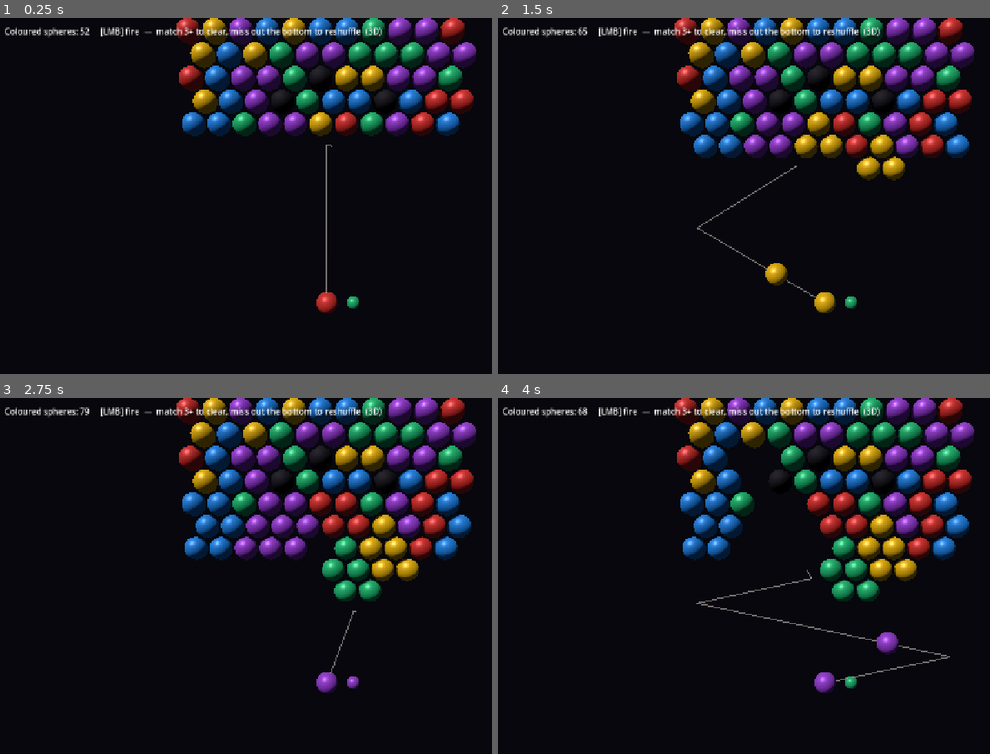
Above: before the commit, frames 1-4 (two rows, left to right).
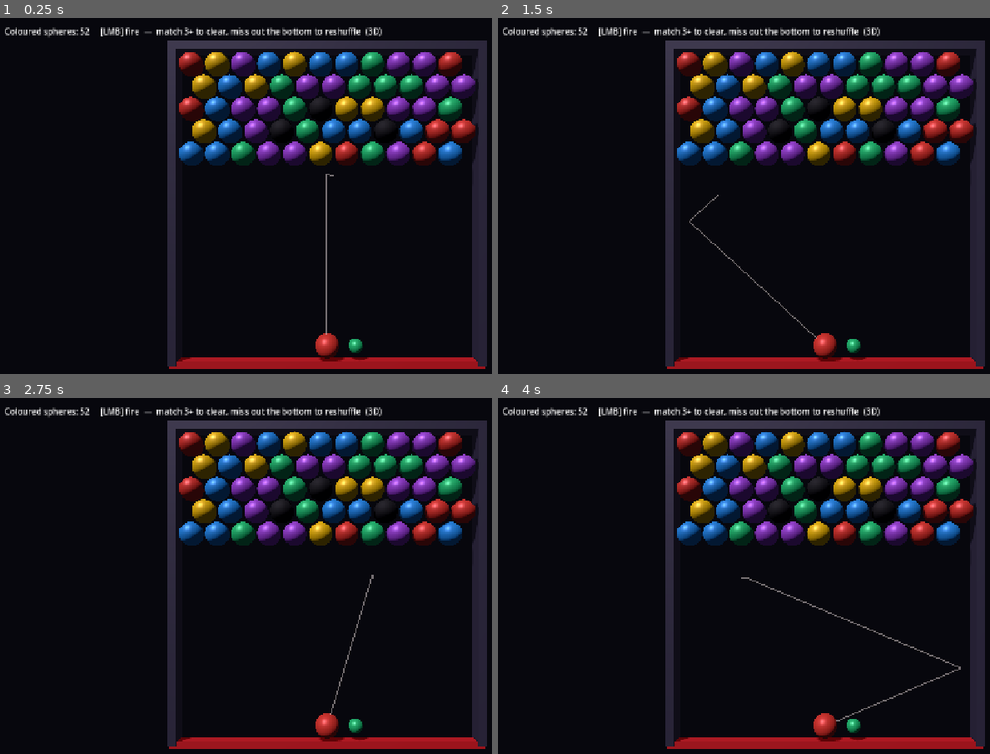
Above: after the commit, the same moments.

Repository: healplease/spheres-of-pain
Game: Godot game, scene res://scenes/level_3d.tscn
Two runs of this game, one before a commit and one after it. Both use one fixed random seed, a clock stepped at 60 frames per second and the inputs below.
Inputs (mouse positions are in pixels of both pictures, inside the frame that each line leads up to):
- Up to frame 1 (0.25 s): no input
- Up to frame 2 (1.5 s): tap Enter at 0.5 s; move the mouse to (970, 185) at 0.52 s; press the mouse at (970, 185) at 0.53 s; move the mouse to (689, 224) at 1.27 s; release the mouse at (689, 224) at 1.28 s; click (689, 224) at 1.35 s
- Up to frame 3 (2.75 s): move the mouse to (393, 504) at 2.02 s; press the mouse at (393, 504) at 2.03 s
- Up to frame 4 (4 s): tap Space at 2.75 s; move the mouse to (793, 661) at 2.77 s; release the mouse at (793, 661) at 2.78 s; click (793, 661) at 2.85 s; move the mouse to (outside the picture) at 3.52 s; press the mouse at (outside the picture) at 3.53 s

The runs differ from the first frame. In frame 1, 27% of the frame differs, in the area x 34-99%, y 0-99%; in frame 2, 29%; in frame 3, 31%, in the area x 16-99%, y 0-99%; in frame 4, 31%.
Error after the commit: Invalid call. Nonexistent function 'rebuild' in base 'Node3D (BoardView3D)'. (res://scripts/play3d/level_controller_3d.gd:319)

Commit message:
3d only

Diff:
--- a/project.godot
+++ b/project.godot
@@ -20,6 +20,7 @@
 
 window/size/viewport_width=1280
 window/size/viewport_height=720
+window/size/mode=3
 window/stretch/mode="canvas_items"
 
 [editor_plugins]
--- a/scenes/level.tscn
+++ /dev/null
@@ -1,42 +0,0 @@
-[gd_scene format=3 uid="uid://c6oyykqwc77w0"]
-
-[ext_resource type="Script" uid="uid://bliq7apfnvoak" path="res://scripts/play/level_controller.gd" id="1_ctrl"]
-[ext_resource type="Script" uid="uid://bkxr5yfcot0dy" path="res://scripts/play/board_view.gd" id="2_board"]
-[ext_resource type="Script" uid="uid://dwjijhdacn8x" path="res://scripts/play/shooter.gd" id="3_shoot"]
-
-[node name="Level" type="Node2D" unique_id=1414054101]
-script = ExtResource("1_ctrl")
-
-[node name="Background" type="ColorRect" parent="." unique_id=746913432]
-mouse_filter = 2
-z_index = -100
-offset_right = 1280.0
-offset_bottom = 720.0
-color = Color(0.05, 0.04, 0.06, 1)
-
-[node name="Board" type="Node2D" parent="." unique_id=1802369348]
-position = Vector2(346, 80)
-script = ExtResource("2_board")
-
-[node name="Shooter" type="Node2D" parent="." unique_id=899381386]
-position = Vector2(640, 690)
-script = ExtResource("3_shoot")
-
-[node name="Ui" type="CanvasLayer" parent="." unique_id=1848654480]
-
-[node name="Status" type="Label" parent="Ui" unique_id=566852557]
-mouse_filter = 2
-offset_left = 20.0
-offset_top = 14.0
-offset_right = 1260.0
-offset_bottom = 40.0
-text = "Coloured spheres: --"
-
-[node name="Banner" type="Label" parent="Ui" unique_id=508568718]
-mouse_filter = 2
-visible = false
-offset_top = 300.0
-offset_right = 1280.0
-offset_bottom = 420.0
-theme_override_font_sizes/font_size = 56
-horizontal_alignment = 1
--- a/scenes/projectile.tscn
+++ /dev/null
@@ -1,6 +0,0 @@
-[gd_scene load_steps=2 format=3]
-
-[ext_resource type="Script" path="res://scripts/play/projectile.gd" id="1"]
-
-[node name="Projectile" type="Node2D"]
-script = ExtResource("1")
--- a/scripts/play/board_view.gd
+++ /dev/null
@@ -1,73 +0,0 @@
-class_name BoardView
-extends Node2D
-
-## Renders the sphere field from a GridModel. A pure reflection of the model — it
-## never mutates game state. This node is placed at the board origin in the
-## scene, so it draws in local coordinates. M1 uses programmer-art circles; the
-## gothic-ink art pass is M3.
-
-## Placeholder palette. Distinct hues for now; final spheres get engraved sigils
-## (the colorblind cue) in M3.
-const PALETTE: Array[Color] = [
-	Color("c0392b"),  # red
-	Color("27ae60"),  # green
-	Color("2980b9"),  # blue
-	Color("d4ac0d"),  # yellow
-	Color("8e44ad"),  # purple
-	Color("16a085"),  # teal
-	Color("d35400"),  # orange
-]
-
-var model: GridModel
-var diameter := 56.0
-var num_colors := 5
-var columns := 11
-var danger_row := 12
-
-var _pops: Array = []  # [{pos: Vector2 (local), t: float}], t counts down
-
-
-func setup(p_model: GridModel, p_diameter: float, p_num_colors: int, p_columns: int, p_danger_row: int) -> void:
-	model = p_model
-	diameter = p_diameter
-	num_colors = p_num_colors
-	columns = p_columns
-	danger_row = p_danger_row
-	queue_redraw()
-
-
-## Spawn a transient vanish ring at a cell (pop or detach feedback).
-func add_pop(cell: Vector2i) -> void:
-	_pops.append({"pos": Hex.cell_to_world(cell, Vector2.ZERO, diameter), "t": 0.3})
-
-
-func _process(delta: float) -> void:
-	if not _pops.is_empty():
-		for p in _pops:
-			p.t -= delta
-		_pops = _pops.filter(func(p): return p.t > 0.0)
-	queue_redraw()  # prototype: cheap full redraw each frame
-
-
-func _draw() -> void:
-	if model == null:
-		return
-	var r := diameter * 0.5
-	var dy := diameter * Hex.ROW_RATIO
-
-	# Danger line — crossing it ends the level.
-	var yline := danger_row * dy
-	draw_line(Vector2(-diameter, yline), Vector2(columns * diameter, yline), Color(0.55, 0.05, 0.05, 0.85), 3.0)
-
-	# Spheres.
-	for cell in model.cells:
-		var c: int = model.cells[cell]
-		var pos := Hex.cell_to_world(cell, Vector2.ZERO, diameter)
-		var col: Color = Color(0.08, 0.08, 0.09) if c == GridModel.BLACK else PALETTE[c % PALETTE.size()]
-		draw_circle(pos, r - 2.0, col)
-		draw_arc(pos, r - 2.0, 0.0, TAU, 24, Color(0, 0, 0, 0.55), 2.0)
-
-	# Vanish rings.
-	for p in _pops:
-		var a: float = clampf(p.t / 0.3, 0.0, 1.0)
-		draw_arc(p.pos, (1.0 - a) * r * 1.6 + 4.0, 0.0, TAU, 20, Color(1, 1, 1, a), 3.0)
--- a/scripts/play/level_controller.gd
+++ /dev/null
@@ -1,182 +0,0 @@
-class_name LevelController
-extends Node2D
-
-## Orchestrates the 2D level: owns the GridModel + ShotSimulator, configures its
-## scene children (Board, Shooter, UI) declared in level.tscn, resolves landings
-## through the model, and drives win/lose. Geometry comes from @export tunables
-## plus the child node positions (Board = board origin, Shooter = muzzle).
-##
-## Shot outcomes:
-##   - hits the cluster, forms a 3+ match -> destroy cluster, sweep orphans, fire again
-##   - hits the cluster, no match (dud)    -> field grows (cellular fill)
-##   - misses, exits the bottom            -> field colours reshuffle
-
-const PROJECTILE_SCENE := preload("res://scenes/projectile.tscn")
-
-@export var diameter := 56.0
-@export var columns := 11
-@export var num_colors := 5
-@export var danger_row := 12
-
-@onready var board: BoardView = $Board
-@onready var shooter: Shooter = $Shooter
-@onready var status_label: Label = $Ui/Status
-@onready var banner_label: Label = $Ui/Banner
-
-var model: GridModel
-var sim := ShotSimulator.new()
-var game_over := false
-var _last_sim: Dictionary = {}
-var _debug := false  # verbose event logging; enabled by SOP_AUTOPLAY
-
-
-func _ready() -> void:
-	randomize()
-	var origin := board.global_position
-
-	model = GridModel.new()
-	model.width = columns
-	model.num_colors = num_colors
-	model.danger_row = danger_row
-	model.rng.randomize()
-	_build_test_board()
-
-	sim.model = model
-	sim.diameter = diameter
-	sim.columns = columns
-	sim.origin = origin
-	sim.play_left = origin.x - diameter * 0.5
-	sim.play_right = origin.x + (columns - 1) * diameter + diameter
-	sim.play_bottom = get_viewport_rect().size.y
-
-	board.setup(model, diameter, num_colors, columns, danger_row)
-
-	shooter.diameter = diameter
-	shooter.palette = BoardView.PALETTE
-	shooter.current_color = _rand_color()
-	shooter.next_color = _rand_color()
-	shooter.fired.connect(_on_fired)
-
-	_update_status()
-
-	# Dev-only self-driver: set SOP_AUTOPLAY=1 to fire scripted shots on a timer,
-	# so the pipeline can be verified from stdout without OS mouse injection.
-	if OS.has_environment("SOP_AUTOPLAY"):
-		_debug = true
-		var t := Timer.new()
-		t.wait_time = 0.6
-		t.timeout.connect(_auto_step)
-		add_child(t)
-		t.start()
-		print("[AUTOPLAY] enabled")
-
-
-func _process(_delta: float) -> void:
-	if game_over:
-		return
-	_last_sim = sim.simulate(shooter.global_position, shooter.aim_dir)
-	shooter.preview_path = _last_sim.path
-
-
-# --- setup helpers ------------------------------------------------------------
-
-func _build_test_board() -> void:
-	for r in range(5):
-		for c in range(columns):
-			model.cells[Vector2i(c, r)] = randi() % num_colors
-	# A few unbreakable obstacles to exercise black-sphere handling.
-	model.cells[Vector2i(5, 2)] = GridModel.BLACK
-	model.cells[Vector2i(3, 3)] = GridModel.BLACK
-	model.cells[Vector2i(7, 3)] = GridModel.BLACK
-
-
-func _rand_color() -> int:
-	return randi() % num_colors
-
-
-# --- shot results -------------------------------------------------------------
-
-func _on_fired(_dir: Vector2) -> void:
-	if game_over or not _last_sim.has("path"):
-		return
-	var is_miss: bool = _last_sim.get("miss", false)
-	if _debug:
-		print("[FIRE] color=", shooter.current_color, " -> ", "MISS" if is_miss else _last_sim.cell)
-	shooter.enabled = false
-	var proj := PROJECTILE_SCENE.instantiate() as Projectile
-	proj.path = _last_sim.path
-	proj.miss = is_miss
-	if not is_miss:
-		proj.cell = _last_sim.cell
-	proj.color = shooter.current_color
-	proj.diameter = diameter
-	proj.palette = BoardView.PALETTE
-	proj.landed.connect(_on_landed)
-	proj.missed.connect(_on_missed)
-	add_child(proj)
-
-
-func _on_landed(cell: Vector2i, color: int) -> void:
-	var res := model.attach(cell, color)
-	if _debug:
-		print("[LAND] cell=", cell, " pop=", res.did_pop, " popped=", res.popped.size(),
-			" orphaned=", res.orphaned.size(), " coloured=", model.count_colored())
-	for c in res.popped:
-		board.add_pop(c)
-	for c in res.orphaned:
-		board.add_pop(c)
-	if not res.did_pop:
-		model.grow()
-	board.queue_redraw()
-	_advance_load()
-	shooter.enabled = true
-	_check_end()
-	_update_status()
-
-
-func _on_missed() -> void:
-	if _debug:
-		print("[MISS] reshuffle; coloured=", model.count_colored())
-	model.randomize_colors()
-	board.queue_redraw()
-	_advance_load()
-	shooter.enabled = true
-	_update_status()
-
-
-func _advance_load() -> void:
-	shooter.current_color = shooter.next_color
-	shooter.next_color = _rand_color()
-
-
-# --- end state ----------------------------------------------------------------
-
-func _check_end() -> void:
-	if model.is_won():
-		_end("THE FIELD IS STILL.\nYou survive.")
-	elif model.is_lost():
-		_end("THE SPHERES CONSUME YOU.")
-
-
-func _end(msg: String) -> void:
-	game_over = true
-	shooter.enabled = false
-	shooter.preview_path = PackedVector2Array()
-	banner_label.text = msg
-	banner_label.visible = true
-
-
-func _update_status() -> void:
-	status_label.text = "Coloured spheres: %d     [LMB] fire  —  match 3+ to clear, miss out the bottom to reshuffle" % model.count_colored()
-
-
-# --- dev autoplay -------------------------------------------------------------
-
-func _auto_step() -> void:
-	if game_over or not shooter.enabled:
-		return
-	var dirs := [Vector2(0, -1), Vector2(0.45, -1).normalized(), Vector2(-0.5, -1).normalized()]
-	var dir: Vector2 = dirs[randi() % dirs.size()]
-	shooter.aim_dir = dir
-	_last_sim = sim.simulate(shooter.global_position, dir)
-	_on_fired(dir)
--- a/scripts/play/projectile.gd
+++ /dev/null
@@ -1,50 +0,0 @@
-class_name Projectile
-extends Node2D
-
-## A fired sphere, animated along the pre-computed world-space path from the
-## LevelController. Because the path (and its final cell) were already simulated
-## for the aim preview, the projectile is purely cosmetic — it emits `landed`
-## with the known cell when it arrives. Instanced from projectile.tscn at runtime.
-
-signal landed(cell: Vector2i, color: int)
-signal missed
-
-var path := PackedVector2Array()
-var cell := Vector2i.ZERO
-var color := 0
-var miss := false
-var diameter := 56.0
-var palette: Array[Color] = []
-var speed := 1200.0
-
-var _i := 0
-
-
-func _ready() -> void:
-	if path.size() > 0:
-		global_position = path[0]
-
-
-func _physics_process(delta: float) -> void:
-	if _i >= path.size() - 1:
-		if miss:
-			missed.emit()
-		else:
-			landed.emit(cell, color)
-		queue_free()
-		return
-	var target := path[_i + 1]
-	var to := target - global_position
-	var move := speed * delta
-	if move >= to.length():
-		global_position = target
-		_i += 1
-	else:
-		global_position += to.normalized() * move
-
-
-func _draw() -> void:
-	var r := diameter * 0.5
-	var c: Color = palette[color % palette.size()] if not palette.is_empty() else Color.WHITE
-	draw_circle(Vector2.ZERO, r - 2.0, c)
-	draw_arc(Vector2.ZERO, r - 2.0, 0.0, TAU, 24, Color(0, 0, 0, 0.55), 2.0)
--- a/scripts/play/shooter.gd
+++ /dev/null
@@ -1,73 +0,0 @@
-class_name Shooter
-extends Node2D
-
-## Aiming + firing. This node is placed at the muzzle in the scene, so it draws
-## in local coordinates (loaded sphere at the origin). It tracks the mouse to aim
-## (clamped to the upward hemisphere), draws the loaded/next sphere and a dotted
-## trajectory preview, and emits `fired` / `dropped`. The preview path is supplied
-## by the LevelController in world space so it exactly matches where the shot will
-## land (fair, readable — pillar 3).
-
-signal fired(direction: Vector2)
-
-var aim_dir := Vector2(0, -1)
-var current_color := 0
-var next_color := 1
-var preview_path := PackedVector2Array()   # world-space points from the controller
-var diameter := 56.0
-var palette: Array[Color] = []
-var enabled := true
-
-
-func _process(_delta: float) -> void:
-	var to_mouse := get_global_mouse_position() - global_position
-	if to_mouse.length() < 1.0:
-		to_mouse = Vector2(0, -1)
-	var d := to_mouse.normalized()
-	if d.y > -0.12:           # never aim sideways/down
-		d.y = -0.12
-		d = d.normalized()
-	aim_dir = d
-	queue_redraw()
-
-
-func _unhandled_input(event: InputEvent) -> void:
-	if not enabled:
-		return
-	if event.is_action_pressed("fire"):
-		fired.emit(aim_dir)
-
-
-func _draw() -> void:
-	var r := diameter * 0.5
-
-	# Dotted trajectory preview (world points -> local for drawing).
-	if enabled and preview_path.size() >= 2:
-		for i in range(preview_path.size() - 1):
-			_draw_dotted(to_local(preview_path[i]), to_local(preview_path[i + 1]))
-
-	# Loaded sphere at the muzzle (local origin).
-	draw_circle(Vector2.ZERO, r - 2.0, _col(current_color))
-	draw_arc(Vector2.ZERO, r - 2.0, 0.0, TAU, 24, Color(0, 0, 0, 0.55), 2.0)
-
-	# Next sphere, smaller, to the side.
-	var np := Vector2(r + 18.0, 6.0)
-	draw_circle(np, r * 0.5, _col(next_color))
-	draw_arc(np, r * 0.5, 0.0, TAU, 18, Color(0, 0, 0, 0.5), 1.5)
-
-
-func _col(i: int) -> Color:
-	if palette.is_empty():
-		return Color.WHITE
-	return palette[i % palette.size()]
-
-
-func _draw_dotted(a: Vector2, b: Vector2) -> void:
-	var dist := a.distance_to(b)
-	var dir := (b - a).normalized()
-	var t := 0.0
-	while t < dist:
-		var p1 := a + dir * t
-		var p2 := a + dir * minf(t + 6.0, dist)
-		draw_line(p1, p2, Color(0.9, 0.85, 0.85, 0.45), 2.0)
-		t += 14.0
--- a/scripts/play3d/board_view_3d.gd
+++ b/scripts/play3d/board_view_3d.gd
@@ -8,11 +8,30 @@
 
 const S := 1.0 / 56.0
 
+## Sphere colour palette (colour id -> hue). The controller builds one
+## StandardMaterial3D per entry. Final spheres get engraved sigils (the
+## colorblind cue) in M3.
+const PALETTE: Array[Color] = [
+	Color("c0392b"),  # red
+	Color("27ae60"),  # green
+	Color("2980b9"),  # blue
+	Color("d4ac0d"),  # yellow
+	Color("8e44ad"),  # purple
+	Color("16a085"),  # teal
+	Color("d35400"),  # orange
+]
+
+# Animation tuning.
+const SPAWN_TIME := 0.25   # grow-from-a-point duration for newly created spheres
+const POP_TIME := 0.20     # expand-and-fade duration for cleared spheres
+const POP_SCALE := 1.3     # how far a dying sphere swells before vanishing
+
 var model: GridModel
 var diameter := 56.0
 var _mesh: Mesh
 var _mats: Array          # Array[StandardMaterial3D], indexed by colour id
 var _black_mat: StandardMaterial3D
+var _spheres: Dictionary = {}   # Vector2i -> MeshInstance3D (live spheres only)
 
 
 func setup(p_model: GridModel, p_mesh: Mesh, p_mats: Array, p_black: StandardMaterial3D, p_diameter: float) -> void:
@@ -21,7 +40,7 @@
 	_mats = p_mats
 	_black_mat = p_black
 	diameter = p_diameter
-	rebuild()
+	_build_all()
 
 
 ## Board-local 3D position of a cell (the node sits at the board origin).
@@ -30,15 +49,79 @@
 	return Vector3(l.x * S, -l.y * S, 0.0)
 
 
-## Rebuild all sphere instances from the model. Called after every field change.
-## The cluster is ~50-150 spheres, so a full rebuild per shot is cheap.
-func rebuild() -> void:
-	for child in get_children():
-		child.free()
+## Initial field: every sphere created instantly at full size (no intro animation).
+func _build_all() -> void:
+	for cell in model.cells:
+		_spawn(cell, model.cells[cell], true)
+
+
+## Reconcile the view with the model after a field change, diffing against the
+## spheres we already hold so we only touch what actually changed:
+##   added     -> grow in (or appear instantly if listed in `instant_cells`)
+##   recoloured-> swap material in place (no animation; happens on reshuffle)
+##   removed   -> expand-and-fade pop
+## `instant_cells` are cells that should appear full-size — e.g. the just-landed
+## sphere, whose arrival the projectile already animated.
+func sync(instant_cells: Array = []) -> void:
+	# Added + recoloured.
 	for cell in model.cells:
 		var c: int = model.cells[cell]
-		var mi := MeshInstance3D.new()
-		mi.mesh = _mesh
-		mi.material_override = _black_mat if c == GridModel.BLACK else _mats[c % _mats.size()]
-		mi.position = cell_local(cell)
-		add_child(mi)
+		if not _spheres.has(cell):
+			_spawn(cell, c, cell in instant_cells)
+		elif int(_spheres[cell].get_meta("color")) != c:
+			var mi: MeshInstance3D = _spheres[cell]
+			mi.material_override = _mat_for(c)
+			mi.set_meta("color", c)
+	# Removed (collect first; we mutate _spheres while popping).
+	var gone: Array = []
+	for cell in _spheres:
+		if not model.cells.has(cell):
+			gone.append(cell)
+	for cell in gone:
+		_pop(cell)
+
+
+func _mat_for(color: int) -> Material:
+	return _black_mat if color == GridModel.BLACK else _mats[color % _mats.size()]
+
+
+func _make_sphere(color: int) -> MeshInstance3D:
+	var mi := MeshInstance3D.new()
+	mi.mesh = _mesh
+	mi.material_override = _mat_for(color)
+	mi.set_meta("color", color)
+	return mi
+
+
+## Create a sphere at `cell`. Unless `instant`, it grows from a point to full size
+## over SPAWN_TIME with a slight overshoot.
+func _spawn(cell: Vector2i, color: int, instant: bool) -> void:
+	var mi := _make_sphere(color)
+	mi.position = cell_local(cell)
+	if not instant:
+		mi.scale = Vector3.ZERO
+	add_child(mi)
+	_spheres[cell] = mi
+	if instant:
+		return
+	var tw := mi.create_tween()
+	tw.tween_property(mi, "scale", Vector3.ONE, SPAWN_TIME) \
+		.from(Vector3.ZERO).set_trans(Tween.TRANS_BACK).set_ease(Tween.EASE_OUT)
+
+
+## Clear a sphere with an expand-and-fade pop, then free it. Removed from the
+## tracking dict up front so a fast follow-up shot can refill the cell with a
+## fresh instance (the dying one keeps animating independently).
+func _pop(cell: Vector2i) -> void:
+	var mi: MeshInstance3D = _spheres[cell]
+	_spheres.erase(cell)
+	# Materials are shared across same-colour spheres; duplicate so fading this
+	# one doesn't fade the others.
+	var m: StandardMaterial3D = mi.material_override.duplicate()
+	m.transparency = BaseMaterial3D.TRANSPARENCY_ALPHA
+	mi.material_override = m
+	var tw := mi.create_tween()
+	tw.set_parallel(true)
+	tw.tween_property(mi, "scale", Vector3.ONE * POP_SCALE, POP_TIME).set_ease(Tween.EASE_OUT)
+	tw.tween_property(m, "albedo_color:a", 0.0, POP_TIME).set_ease(Tween.EASE_OUT)
+	tw.finished.connect(mi.queue_free)
--- a/scripts/play3d/level_controller_3d.gd
+++ b/scripts/play3d/level_controller_3d.gd
@@ -9,6 +9,9 @@
 
 const S := 1.0 / 56.0          # metres per logical pixel; one cell ≈ 1 m
 const SPHERE_RADIUS := 0.46
+const FRAME_THICK := 0.3       # frame bar cross-section (metres)
+const FRAME_DEPTH := 0.6       # frame bar depth toward the camera (metres)
+const MARGIN_PX := 50.0        # reserved screen margin, top and bottom (design px)
 
 @export var diameter := 56.0
 @export var columns := 11
@@ -77,7 +80,9 @@
 	preview.mesh = _preview_mesh
 	preview.material_override = _preview_mat
 
+	_build_frame()
 	_place_camera()
+	get_viewport().size_changed.connect(_place_camera)
 	_update_status()
 
 	if OS.has_environment("SOP_AUTOPLAY"):
@@ -137,7 +142,7 @@
 	_mesh = SphereMesh.new()
 	_mesh.radius = SPHERE_RADIUS
 	_mesh.height = SPHERE_RADIUS * 2.0
-	for col in BoardView.PALETTE:
+	for col in BoardView3D.PALETTE:
 		var m := StandardMaterial3D.new()
 		m.albedo_color = col
 		m.metallic = 0.25
@@ -171,12 +176,96 @@
 
 
 func _place_camera() -> void:
-	var top := to3d(Vector2(muzzle2d.x, origin2d.y))
-	var bot := to3d(Vector2(muzzle2d.x, sim.play_bottom))
-	var center := (top + bot) * 0.5
-	camera.position = center + Vector3(0.0, 1.5, 15.5)
-	camera.look_at(center + Vector3(0.0, -1.0, 0.0), Vector3.UP)
+	# Frame the whole play field (its outer frame) head-on, reserving MARGIN_PX of
+	# screen at the top and bottom. The viewport is the 1280x720 design space
+	# (canvas_items stretch), so the margin is deterministic across resolutions.
+	var b := _frame_bounds(FRAME_THICK)   # outer edge of the frame
+	var center := Vector3((b.x + b.y) * 0.5, (b.z + b.w) * 0.5, 0.0)
+	var field_h := absf(b.z - b.w)
+	var field_w := absf(b.y - b.x)
+	var vp := get_viewport().get_visible_rect().size
+	if vp.y <= 0.0:
+		return
 	camera.fov = 52.0
+	var tan_half := tan(deg_to_rad(camera.fov) * 0.5)
+	var v_frac: float = maxf(0.2, (vp.y - 2.0 * MARGIN_PX) / vp.y)
+	var aspect: float = vp.x / vp.y
+	var d_fit_height := (field_h / v_frac) / (2.0 * tan_half)
+	var d_fit_width := field_w / (2.0 * tan_half * aspect)
+	var d: float = maxf(d_fit_height, d_fit_width)
+	camera.position = center + Vector3(0.0, 0.0, d)
+	camera.look_at(center, Vector3.UP)
+
+
+## World-space bounce rectangle, padded outward by `pad`. Returns (left_x,
+## right_x, top_y, bottom_y) as a Vector4. The inner faces (pad = 0) sit exactly
+## on the surfaces the ball reflects off: sides, the row-0 top wall, and the
+## bottom miss-exit line.
+func _frame_bounds(pad: float) -> Vector4:
+	var left_x := to3d(Vector2(sim.play_left, origin2d.y)).x - pad
+	var right_x := to3d(Vector2(sim.play_right, origin2d.y)).x + pad
+	var top_y := to3d(Vector2(origin2d.x, origin2d.y - diameter * 0.5)).y + pad
+	var bot_y := to3d(Vector2(origin2d.x, sim.play_bottom)).y - pad
+	return Vector4(left_x, right_x, top_y, bot_y)
+
+
+## Build a raised border so the player can read where the ball bounces. Left,
+## right and top are solid bounce walls; the bottom is a distinct red exit line
+## (the ball falls out there — it does not bounce). Lives directly under the
+## controller, NOT under Board (which frees its children on every rebuild).
+func _build_frame() -> void:
+	var b := _frame_bounds(0.0)
+	var left_x := b.x
+	var right_x := b.y
+	var top_y := b.z
+	var bot_y := b.w
+	var cx := (left_x + right_x) * 0.5
+	var cy := (top_y + bot_y) * 0.5
+	var span_x := right_x - left_x
+	var span_y := top_y - bot_y
+	var t := FRAME_THICK
+
+	var wall_mat := StandardMaterial3D.new()
+	wall_mat.albedo_color = Color(0.16, 0.15, 0.19)
+	wall_mat.metallic = 0.3
+	wall_mat.roughness = 0.6
+	wall_mat.emission_enabled = true
+	wall_mat.emission = Color(0.12, 0.11, 0.16)
+	wall_mat.emission_energy_multiplier = 0.6
+
+	var exit_mat := StandardMaterial3D.new()
+	exit_mat.albedo_color = Color(0.35, 0.05, 0.06)
+	exit_mat.roughness = 0.7
+	exit_mat.emission_enabled = true
+	exit_mat.emission = Color(0.5, 0.04, 0.05)
+	exit_mat.emission_energy_multiplier = 0.8
+
+	var frame := Node3D.new()
+	frame.name = "Frame"
+	add_child(frame)
+
+	# Bars are placed so their inner face aligns with the bounce surface (offset
+	# outward by half the bar thickness); side/top bars overlap at the corners.
+	_add_bar(frame, wall_mat, Vector3(t, span_y + t, FRAME_DEPTH), Vector3(left_x - t * 0.5, cy, 0.0))
+	_add_bar(frame, wall_mat, Vector3(t, span_y + t, FRAME_DEPTH), Vector3(right_x + t * 0.5, cy, 0.0))
+	_add_bar(frame, wall_mat, Vector3(span_x + t * 2.0, t, FRAME_DEPTH), Vector3(cx, top_y + t * 0.5, 0.0))
+	_add_bar(frame, exit_mat, Vector3(span_x + t * 2.0, t, FRAME_DEPTH * 0.6), Vector3(cx, bot_y - t * 0.5, 0.0))
+
+
+func _add_bar(parent: Node3D, mat: StandardMaterial3D, size: Vector3, pos: Vector3) -> void:
+	var mesh := BoxMesh.new()
+	mesh.size = size
+	var mi := MeshInstance3D.new()
+	mi.mesh = mesh
+	mi.material_override = mat
+	mi.position = pos
+	parent.add_child(mi)
+
+
+func _input(event: InputEvent) -> void:
+	# Fullscreen has no window chrome — give the player a way out.
+	if event.is_action_pressed("ui_cancel"):
+		get_tree().quit()
 
 
 func _build_test_board() -> void:
Not shown, removed: scripts/play/board_view.gd.uid
Not shown, removed: scripts/play/level_controller.gd.uid
Not shown, removed: scripts/play/projectile.gd.uid
Not shown, removed: scripts/play/shooter.gd.uid
Not shown, changed: CLAUDE.md
